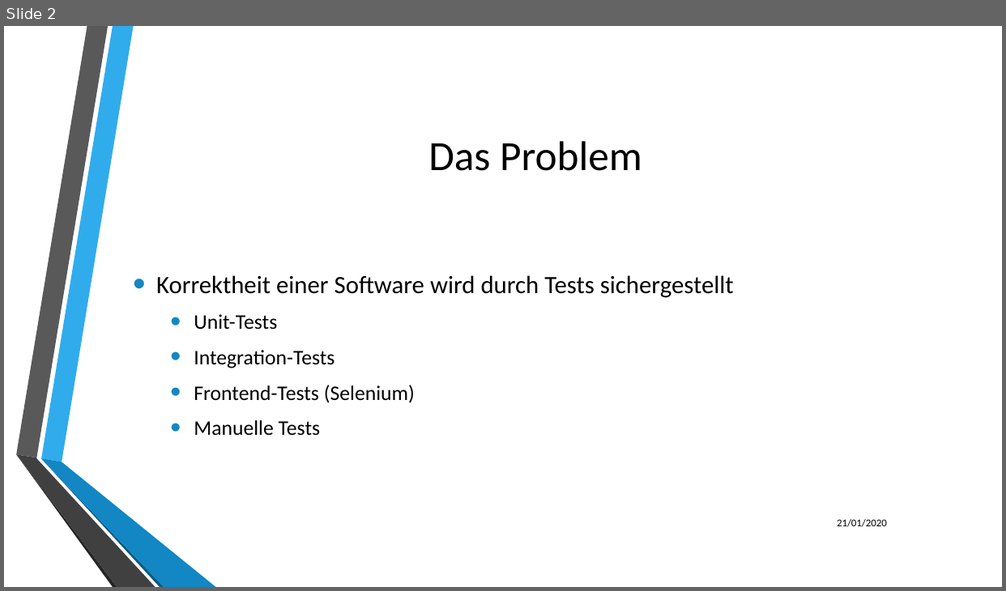
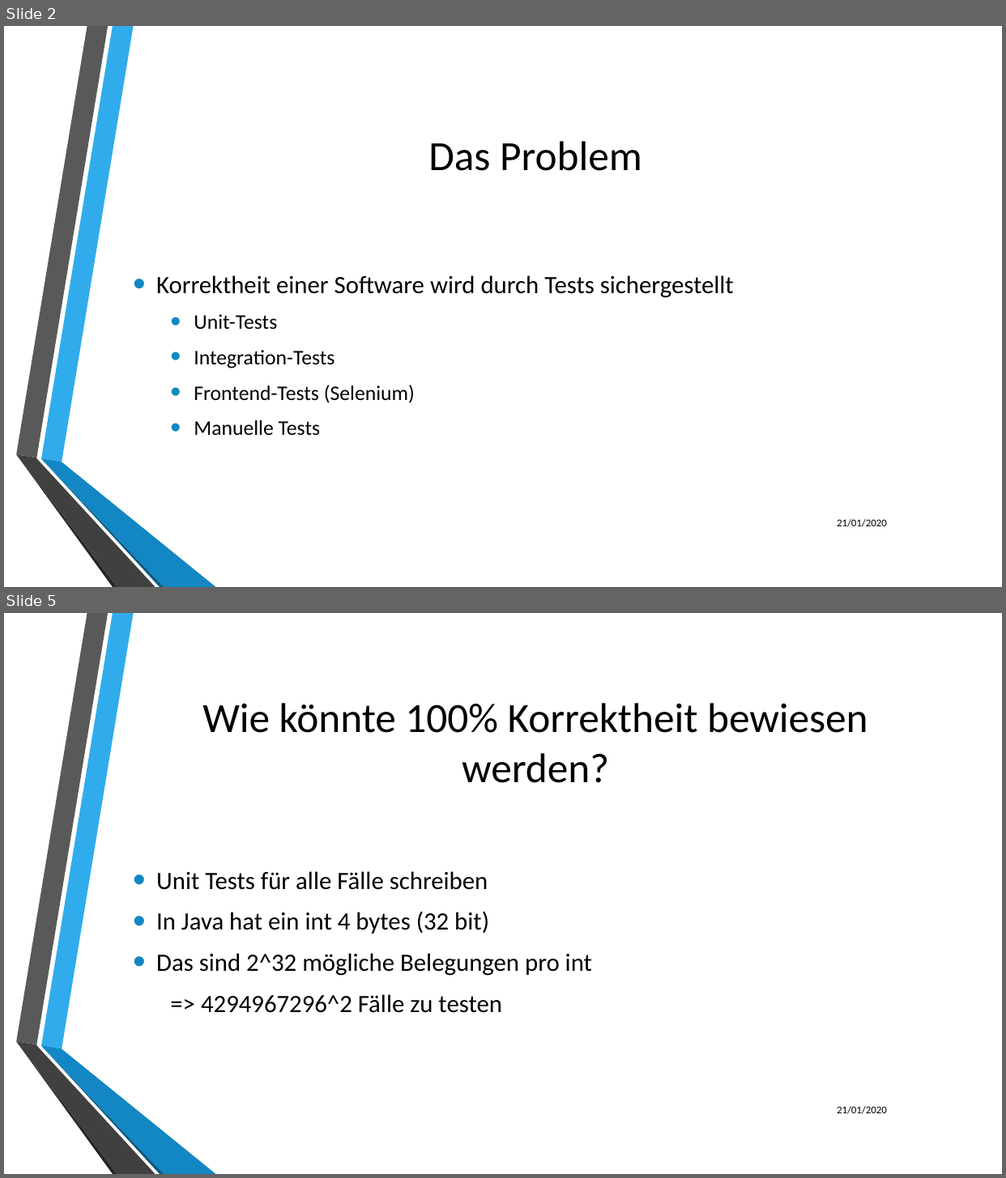
Before and after one commit to LukasKiederle/seminar-coq, a slide deck: final-presentation.pptx. Shown one above the other, each under a label of ours: slide 2 before the commit, slides 2 and 5 after it; the slides between them are not shown. The pictures are 1006x591 and 1006x1178 pixels, drawn with LibreOffice and Linux fonts; fonts in the diff are those of the drawing; background and template pictures are left out. Boxes give left, top, right and bottom in pixels: in the first picture for what was removed or moved away, otherwise in the second. Text is boxed around its words. In the diff, an @@ line names an element or a change of style, - is before the commit and + after.

```diff
--- a/final-presentation.pptx
+++ b/final-presentation.pptx
@@ slide 5 added at bbox=[4, 613, 1002, 1174], background picture (left out); not listed: 6 template elements that a slide beside it also shows @@
@@ title added at bbox=[202, 703, 868, 783], 40 pt, text #000000 @@
+Wie könnte 100% Korrektheit bewiesen werden?
@@ text added at bbox=[156, 871, 592, 1013], 24 pt, text #000000 @@
+• Unit Tests für alle Fälle schreiben
+• In Java hat ein int 4 bytes (32 bit)
+• Das sind 2^32 mögliche Belegungen pro int
+=> 4294967296^2 Fälle zu testen
@@ text added at bbox=[837, 1106, 887, 1114], 10 pt, text #000000 @@
+21/01/2020
```
Also in this commit, not shown: 4 slides changed, 5 other slides added.
